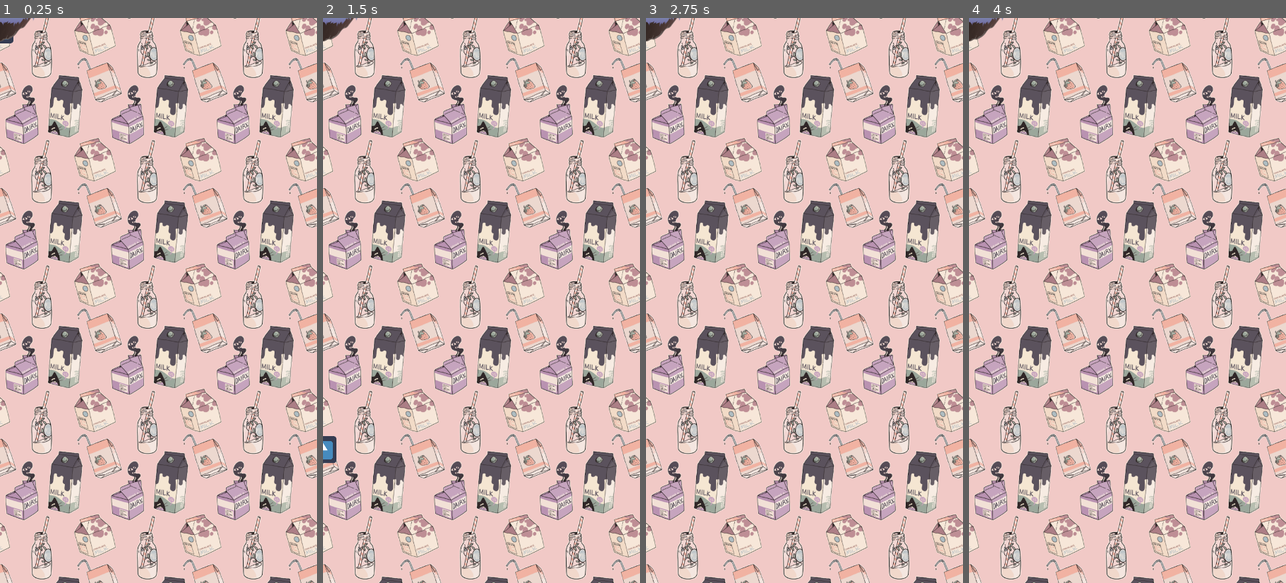
Above: before the commit, frames 1-4 (left to right).
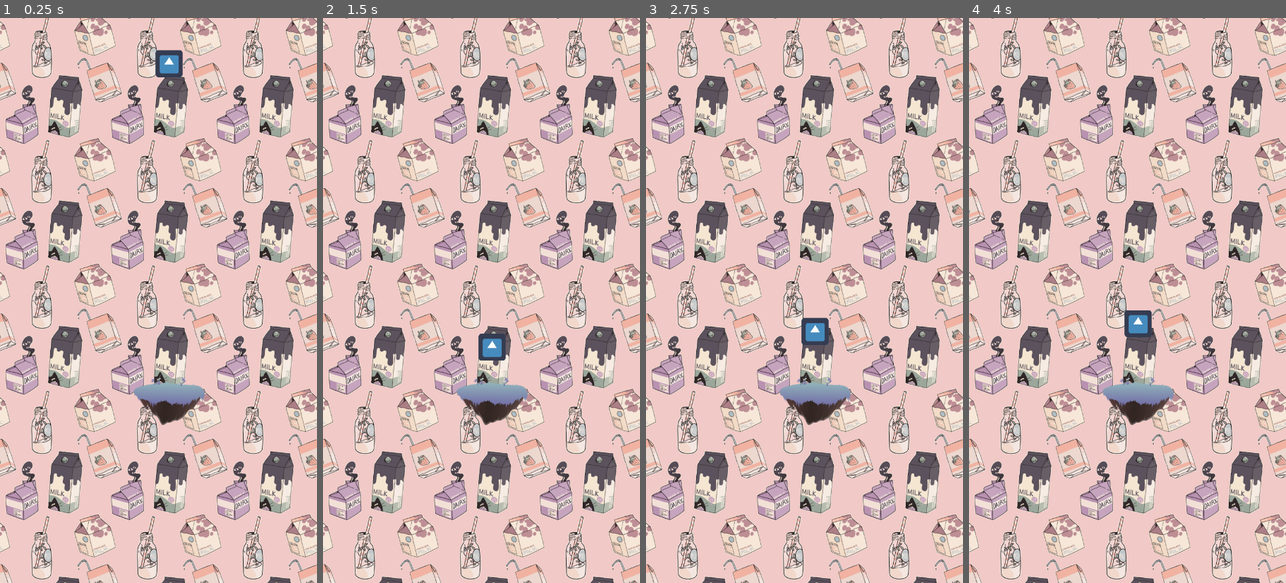
Above: after the commit, the same moments.

Repository: SuperQuentin/DoodlePig
Game: Godot game, scene res://Scenes/Main.tscn
The game is run twice, just before and just after one commit, with the same random seed, the same clock (stepped at 60 frames per second) and the same inputs. The engine's default icon, where the game draws it, is replaced by a stand-in: a white triangle on a blue panel in a dark square.
Inputs:
- Up to frame 1 (0.25 s): no input
- Up to frame 2 (1.5 s): no input
- Up to frame 3 (2.75 s): no input
- Up to frame 4 (4 s): no input

The runs differ from the first frame. In frame 1, 1.8% of the frame differs, in the area x 0-65%, y 0-73%; in frame 2, 2.0%, in the area x 0-65%, y 0-79%; in frame 3, 1.8%; in frame 4, 1.8%.

Commit message:
add the bouciness things to the player

Diff:
--- a/DoodlePig/Scenes/Main.tscn
+++ b/DoodlePig/Scenes/Main.tscn
@@ -9,6 +9,7 @@
 [node name="Main" type="Node2D"]
 
 [node name="Player" parent="." instance=ExtResource( 1 )]
+position = Vector2( 400, 80 )
 gravity_scale = 9.81
 
 [node name="ParallaxBackground" type="ParallaxBackground" parent="."]
@@ -30,14 +31,15 @@
 anchor_mode = 0
 current = true
 
-[node name="plateforme" type="StaticBody2D" parent="." groups=[
+[node name="Plateforme" type="StaticBody2D" parent="." groups=[
 "paddles",
 ]]
+position = Vector2( 400, 900 )
 
-[node name="Sprite" type="Sprite" parent="plateforme"]
+[node name="Sprite" type="Sprite" parent="Plateforme"]
 texture = ExtResource( 3 )
 
-[node name="CollisionShape2D" type="CollisionShape2D" parent="plateforme"]
+[node name="CollisionShape2D" type="CollisionShape2D" parent="Plateforme"]
 position = Vector2( 0, -15 )
 scale = Vector2( 7, 1 )
 shape = SubResource( 1 )
--- a/DoodlePig/Scripts/Player.gd
+++ b/DoodlePig/Scripts/Player.gd
@@ -1,7 +1,11 @@
 extends RigidBody2D
+
+var jump_speed = 600
 
 func _ready():
 	pass
 
 func collision(body):
+	if body.is_in_group('paddles'):
+		set_linear_velocity(Vector2(0,-jump_speed));
 	pass
